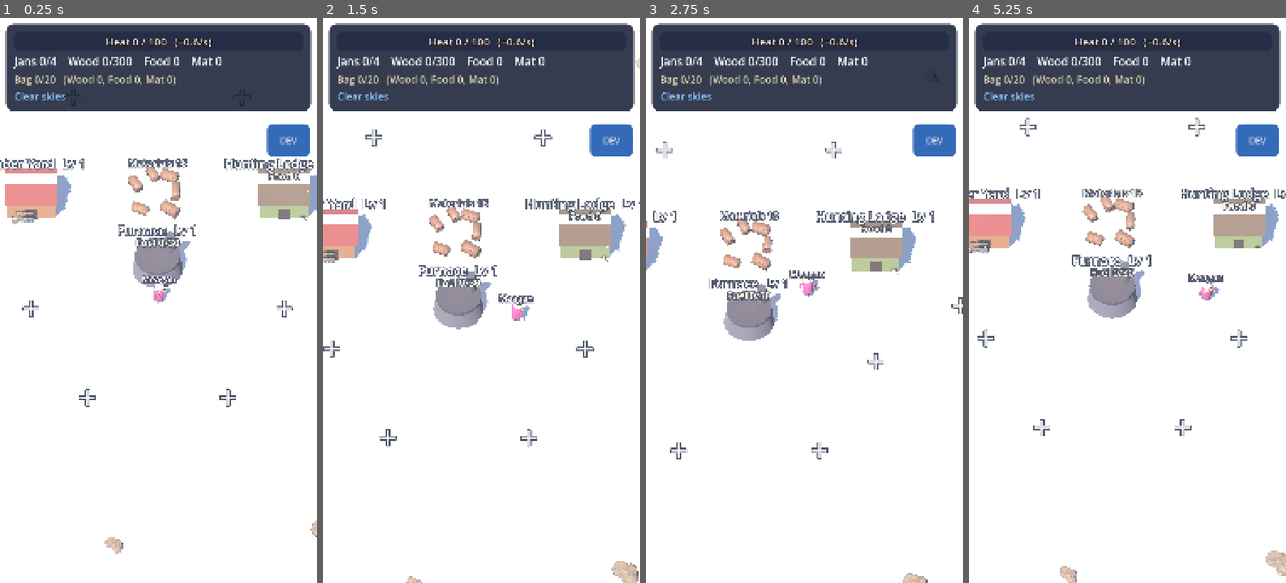
Above: before the commit, frames 1-4 (left to right).
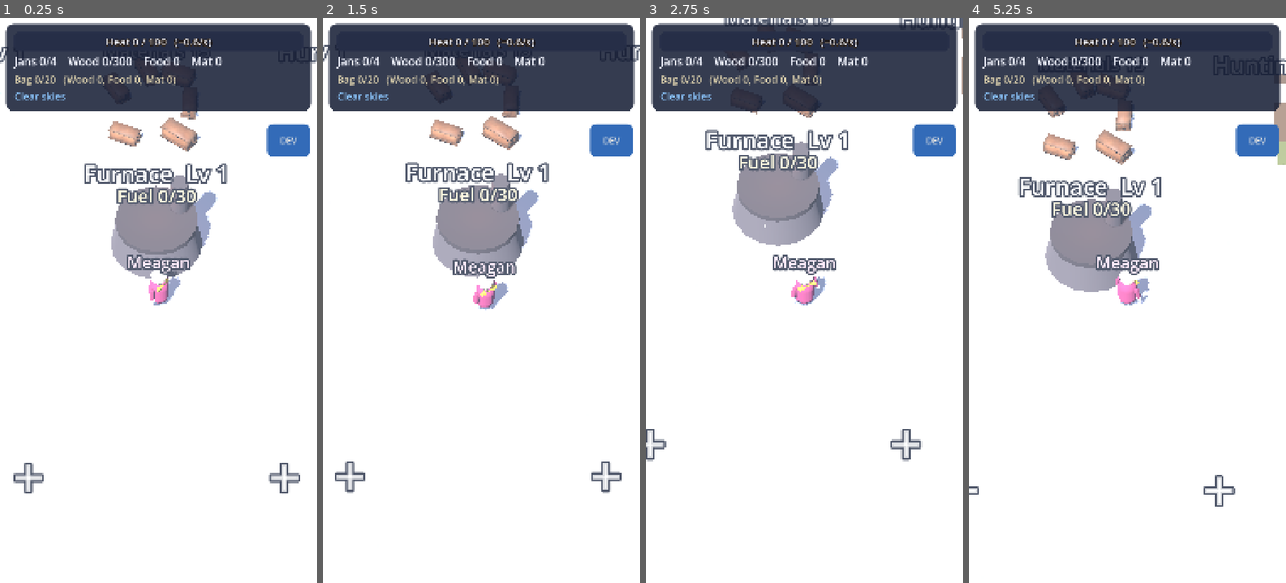
Above: after the commit, the same moments.

Repository: Jazzwec/Frostbite2
Game: Godot game, scene res://scenes/main.tscn
Two runs of this game, one before a commit and one after it. Both use one fixed random seed, a clock stepped at 60 frames per second and the inputs below.
Inputs (mouse positions are in pixels of both pictures, inside the frame that each line leads up to):
- Up to frame 1 (0.25 s): no input
- Up to frame 2 (1.5 s): tap Enter (ui_accept) at 0.5, 0.77 s; move the mouse to (551, 272) at 0.52 s; hold Right (ui_right) 0.53-1.25 s; tap Space at 0.6 s; click (551, 272) at 0.67 s; drag from (418, 328) to (465, 413) at 1.27 s
- Up to frame 3 (2.75 s): move the mouse to (836, 176) at 2.02 s; hold Right (ui_right) from 2.03 s (still down); tap Space at 2.1 s; click (836, 176) at 2.17 s
- Up to frame 4 (5.25 s): release Right (ui_right) at 2.75 s; drag from (1111, 413) to (1032, 215) at 2.77 s; move the mouse to (1222, 385) at 3.52 s; hold Left (ui_left) 3.53-4.25 s; tap Space at 3.6, 5.1 s; click (1222, 385) at 3.67 s; tap Enter (ui_accept) at 3.77 s; drag from (1032, 215) to (1079, 159) at 4.27 s; move the mouse to (1143, 300) at 5.02 s; hold Down (ui_down) from 5.03 s (still down); click (1143, 300) at 5.17 s

The runs differ from the first frame. In frame 1, 11% of the frame differs, in the area x 0-100%, y 5-95%; in frame 2, 12%, in the area x 0-100%, y 4-100%; in frame 3, 12%; in frame 4, 12%.

Commit message:
Drag-anywhere joystick and a closer camera that stays on Meagan
- A one-finger drag anywhere is now a floating joystick (ring and knob drawn
  by the new Joystick control) that steers Meagan; she stops when the finger
  lifts. A short tap still sends her to a building, resource spot or frozen Jan.
- The camera is about twice as close (VIEW_HEIGHT 40 -> 22), always follows
  her and no longer pans. Edge margins shrink to suit.
- She can't run past the snowbanks at the edge of town.

Co-Authored-By: Claude Opus 5.5 <noreply@anthropic.com>

Diff:
--- a/scripts/game/camera_rig.gd
+++ b/scripts/game/camera_rig.gd
@@ -1,23 +1,31 @@
 class_name CameraRig
 extends Node3D
-## The fixed-angle orthographic camera. It follows Meagan; a one-finger drag pans it (the mouse
-## stands in for a finger through Godot's touch emulation); a short press is a tap.
-## Only touch events are handled, so the same code runs on a phone.
+## The fixed-angle orthographic camera, always on Meagan. A one-finger drag anywhere is a
+## floating joystick that steers her; a short press is a tap. The mouse stands in for a finger
+## through Godot's touch emulation. Only touch events are handled, so the same code runs on a phone.
 
 signal tapped(screen_pos: Vector2)
+## The joystick: 0..1 in screen directions (x right, y down). Zero when the finger lifts.
+signal steered(dir: Vector2)
 
 const PITCH_DEGREES := 52.0
 const DISTANCE := 40.0
-## Vertical size of the view in metres.
-const VIEW_HEIGHT := 40.0
+## Vertical size of the view in metres: close, so Meagan reads at phone size.
+const VIEW_HEIGHT := 22.0
 ## A press that moves less than this many pixels is a tap, not a drag.
 const TAP_SLOP := 14.0
+## Joystick: full speed this many pixels from where the finger went down; no movement inside DEAD.
+const JOY_RADIUS := 110.0
+const JOY_DEAD := 12.0
+## How far the view may go past the snowfield's edge, in metres (x, top, bottom).
+const EDGE_MARGIN := Vector3(6.0, 8.0, 10.0)
 
 var camera: Camera3D
 var follow_target: Node3D
-var following := true
 ## Extra screen rects (UI) where touches don't reach the world.
 var ui_blocker: Callable
+## The on-screen joystick to draw, if any.
+var joystick: Joystick
 
 var _touch_index := -1
 var _press_pos := Vector2.ZERO
@@ -38,9 +46,9 @@
 
 
 func _process(delta: float) -> void:
-	if following and follow_target:
+	if follow_target:
 		var t := follow_target.global_position
-		global_position = global_position.lerp(Vector3(t.x, 0, t.z), minf(1.0, 5.0 * delta))
+		global_position = global_position.lerp(Vector3(t.x, 0, t.z), minf(1.0, 9.0 * delta))
 	_clamp()
 
 
@@ -55,7 +63,11 @@
 			_dragging = false
 		elif touch.index == _touch_index:
 			_touch_index = -1
-			if not _dragging:
+			if _dragging:
+				steered.emit(Vector2.ZERO)
+				if joystick:
+					joystick.hide()
+			else:
 				tapped.emit(touch.position)
 			_dragging = false
 	elif event is InputEventScreenDrag:
@@ -64,25 +76,22 @@
 			return
 		if not _dragging and drag.position.distance_to(_press_pos) > TAP_SLOP:
 			_dragging = true
-			following = false
+			if joystick:
+				joystick.radius = JOY_RADIUS
+				joystick.show_at(_press_pos)
 		if _dragging:
-			_pan(drag.relative)
-
-
-## Moves the view so the ground under the finger stays under the finger.
-func _pan(screen_delta: Vector2) -> void:
-	var metres_per_px := VIEW_HEIGHT / get_viewport().get_visible_rect().size.y
-	var pitch := deg_to_rad(PITCH_DEGREES)
-	global_position.x -= screen_delta.x * metres_per_px
-	global_position.z -= screen_delta.y * metres_per_px / sin(pitch)
-	_clamp()
+			var offset := drag.position - _press_pos
+			if joystick:
+				joystick.move_knob(offset)
+			var strength := clampf((offset.length() - JOY_DEAD) / (JOY_RADIUS - JOY_DEAD), 0.0, 1.0)
+			steered.emit(offset.normalized() * strength)
 
 
 func _clamp() -> void:
 	var b := MapData.BOUNDS
 	# Keep the view mostly over the snowfield rather than the empty land around it.
-	global_position.x = clampf(global_position.x, b.position.x + 10.0, b.end.x - 10.0)
-	global_position.z = clampf(global_position.z, b.position.y + 12.0, b.end.y - 14.0)
+	global_position.x = clampf(global_position.x, b.position.x + EDGE_MARGIN.x, b.end.x - EDGE_MARGIN.x)
+	global_position.z = clampf(global_position.z, b.position.y + EDGE_MARGIN.y, b.end.y - EDGE_MARGIN.z)
 
 
 func _blocked(pos: Vector2) -> bool:
--- a/scripts/game/main.gd
+++ b/scripts/game/main.gd
@@ -49,7 +49,7 @@
 	_rig.follow_target = _meagan
 	_rig.global_position = _meagan.global_position
 	_rig.tapped.connect(_on_tap)
-	_meagan.started_walking.connect(func(): _rig.following = true)
+	_rig.steered.connect(_meagan.steer)
 	_meagan.worked.connect(_on_meagan_worked)
 	add_child(Fx.new())
 	_build_snow()
@@ -57,6 +57,7 @@
 	_hud = Hud.new()
 	add_child(_hud)
 	_rig.ui_blocker = _hud.blocks
+	_rig.joystick = _hud.joystick
 	Game.engine_event.connect(_on_event)
 
 	# Draw everything once so the first navmesh bake sees every building.
@@ -221,7 +222,7 @@
 					_walk(Vector3(p.x, 0, p.y + 0.8))
 			_hud.sheet.close()
 		"ground":
-			_walk(hit.pos)
+			# The joystick moves her; a tap on open snow just closes the sheet.
 			_hud.sheet.close()
 
 
--- a/scripts/game/meagan.gd
+++ b/scripts/game/meagan.gd
@@ -3,7 +3,6 @@
 ## The player character: walks where she's sent along the navmesh and tells the engine where she is.
 ## Main tells her what she's working at each frame; her rig plays the matching clip.
 
-signal started_walking
 ## At each clip's hit moment (the axe biting, a fish landing), for main's effects.
 signal worked(clip: String)
 
@@ -18,6 +17,7 @@
 var _clip := ""
 var _face := Vector3.INF
 var _linger := 0.0
+var _steer := Vector2.ZERO
 
 
 func _ready() -> void:
@@ -58,11 +58,15 @@
 	_agent.target_position = global_position
 
 
+## The joystick: 0..1 in screen directions. The camera looks north, so screen up is world -Z.
+func steer(dir: Vector2) -> void:
+	_steer = dir
+
+
 func walk_to(target: Vector3) -> void:
 	if not Game.engine.can_meagan_move():
 		return
 	_agent.target_position = target
-	started_walking.emit()
 
 
 ## What she's working at: a clip from `Clips` ("" for nothing), the point to face and where a
@@ -105,7 +109,16 @@
 func _physics_process(delta: float) -> void:
 	var s := Game.engine.state
 	var moving := false
-	if Game.engine.can_meagan_move() and not Game.engine.paused and not _agent.is_navigation_finished():
+	var can_move := Game.engine.can_meagan_move() and not Game.engine.paused
+	if can_move and _steer != Vector2.ZERO:
+		var dir := Vector3(_steer.x, 0, _steer.y)
+		velocity = dir.normalized() * Balance.MEAGAN_WALK_SPEED * _steer.length()
+		move_and_slide()
+		moving = true
+		_turn_towards(dir, delta)
+		# Steering replaces any tap-walk in progress.
+		_agent.target_position = global_position
+	elif can_move and not _agent.is_navigation_finished():
 		var next := _agent.get_next_path_position()
 		var dir := next - global_position
 		dir.y = 0.0
@@ -116,7 +129,9 @@
 			_turn_towards(dir, delta)
 	if not moving:
 		velocity = Vector3.ZERO
-	global_position.y = 0.0
+	# The snowbanks round the town are her edge.
+	var b := MapData.BOUNDS.grow(-1.5)
+	global_position = Vector3(clampf(global_position.x, b.position.x, b.end.x), 0.0, clampf(global_position.z, b.position.y, b.end.y))
 	Game.engine.set_meagan_position(Vector2(global_position.x, global_position.z))
 
 	_linger -= delta
--- a/scripts/ui/hud.gd
+++ b/scripts/ui/hud.gd
@@ -4,6 +4,7 @@
 ## the bottom sheet, and (in debug builds) the dev panel.
 
 var sheet: Sheet
+var joystick: Joystick
 
 var _root: Control
 var _top: PanelContainer
@@ -28,6 +29,8 @@
 	add_child(_root)
 	_build_top()
 	_build_banner()
+	joystick = Joystick.new()
+	_root.add_child(joystick)
 	sheet = Sheet.new()
 	_root.add_child(sheet)
 	if OS.is_debug_build():
--- /dev/null
+++ b/scripts/ui/joystick.gd
@@ -0,0 +1,37 @@
+class_name Joystick
+extends Control
+## The floating joystick: a ring where the finger went down and a knob that follows it.
+## Drawing only; CameraRig reads the touches and drives it.
+
+const RING_COLOR := Color(1, 1, 1, 0.22)
+const RIM_COLOR := Color(1, 1, 1, 0.55)
+const KNOB_COLOR := Color(1, 1, 1, 0.8)
+
+var radius := 110.0
+var _center := Vector2.ZERO
+var _knob := Vector2.ZERO
+
+
+func _ready() -> void:
+	set_anchors_preset(Control.PRESET_FULL_RECT)
+	mouse_filter = Control.MOUSE_FILTER_IGNORE
+	visible = false
+
+
+func show_at(pos: Vector2) -> void:
+	_center = pos
+	_knob = Vector2.ZERO
+	visible = true
+	queue_redraw()
+
+
+## `offset` is the finger's offset from the centre, in pixels; the knob stays inside the ring.
+func move_knob(offset: Vector2) -> void:
+	_knob = offset.limit_length(radius)
+	queue_redraw()
+
+
+func _draw() -> void:
+	draw_circle(_center, radius, RING_COLOR)
+	draw_arc(_center, radius, 0.0, TAU, 48, RIM_COLOR, 4.0, true)
+	draw_circle(_center + _knob, radius * 0.42, KNOB_COLOR)
Not shown, added: scripts/ui/joystick.gd.uid
